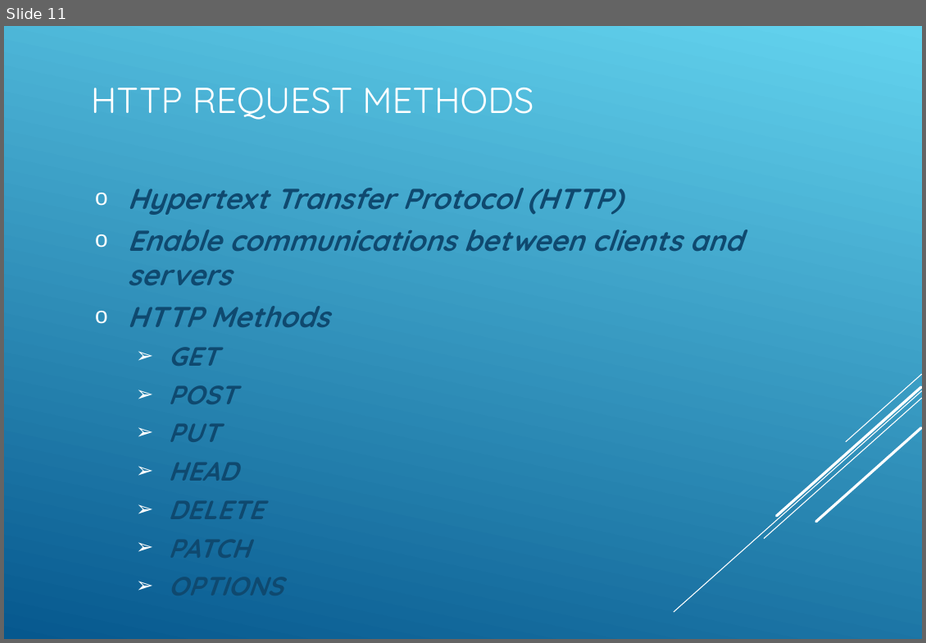
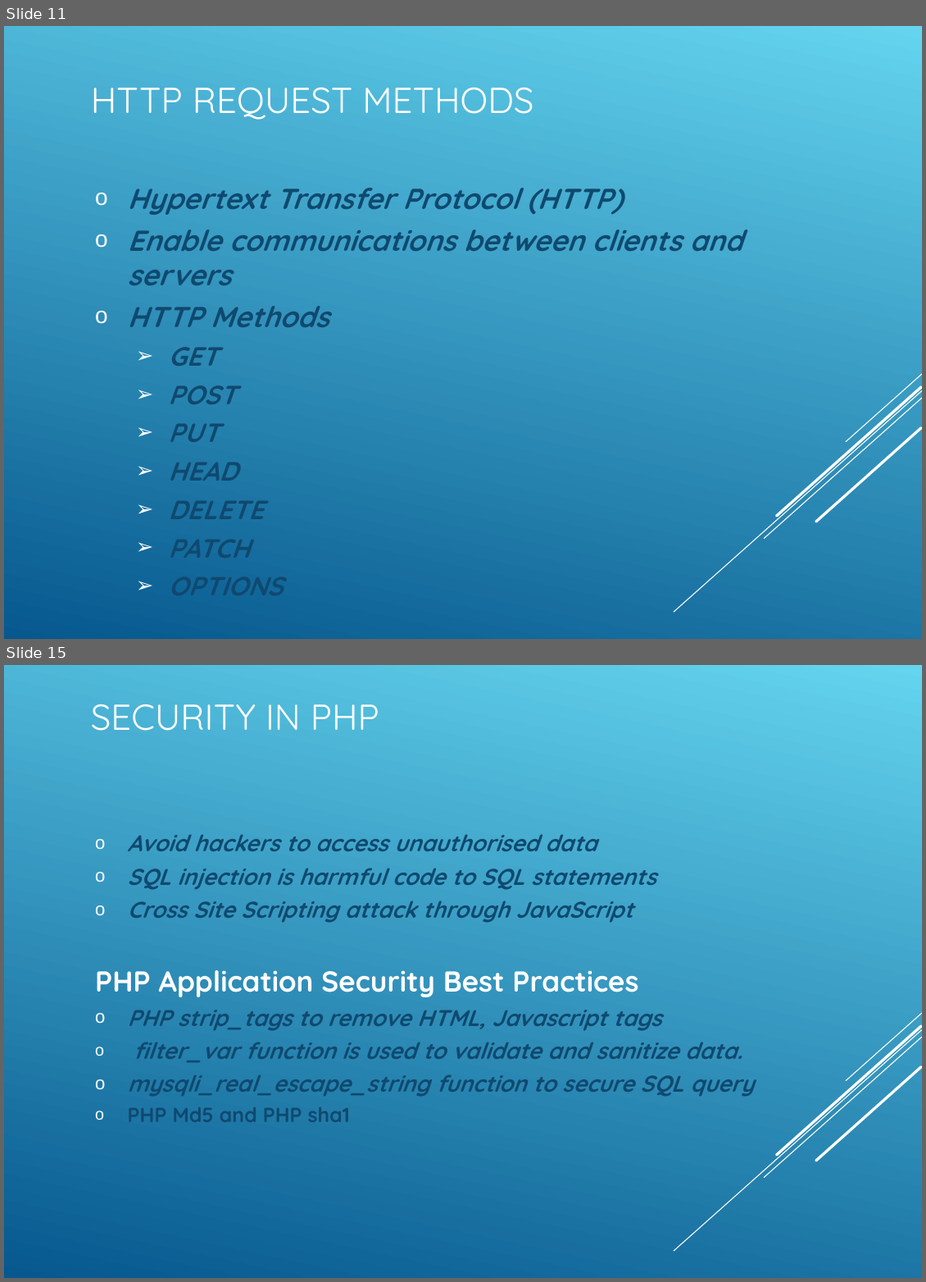
Before and after one commit to koushikgraj/PHP-Training, a slide deck: PHP-Presentation.ppt. Shown one above the other, each under a label of ours: slide 11 before the commit, slides 11 and 15 after it; the slides between them are not shown. The pictures are 926x643 and 926x1282 pixels, drawn with LibreOffice and Linux fonts; fonts in the diff are those of the drawing. Boxes give left, top, right and bottom in pixels: in the first picture for what was removed or moved away, otherwise in the second. Text is boxed around its words. In the diff, an @@ line names an element or a change of style, - is before the commit and + after.

```diff
--- a/PHP-Presentation.ppt
+++ b/PHP-Presentation.ppt
@@ slide 15 added at [4, 665, 922, 1278], background gradient #64D4EF to #06588E; not listed: 5 template elements that a slide beside it also shows @@
@@ title added at [91, 704, 380, 731], 30 pt, text #FFFFFF @@
+SECURITY IN PHP
@@ subtitle added at [95, 834, 754, 1122], 19 pt, text #0F496F, bold, italic @@
+  o Avoid hackers to access unauthorised data
+  o SQL injection is harmful code to SQL statements
+  o Cross Site Scripting attack through JavaScript
+  PHP Application Security Best Practices
+  o PHP strip_tags to remove HTML, Javascript tags
+  o filter_var function is used to validate and sanitize data.
+  o mysqli_real_escape_string function to secure SQL query
+  o PHP Md5 and PHP sha1
```
Also in this commit, not shown: 1 slide changed, 2 other slides added, 5 other files.
